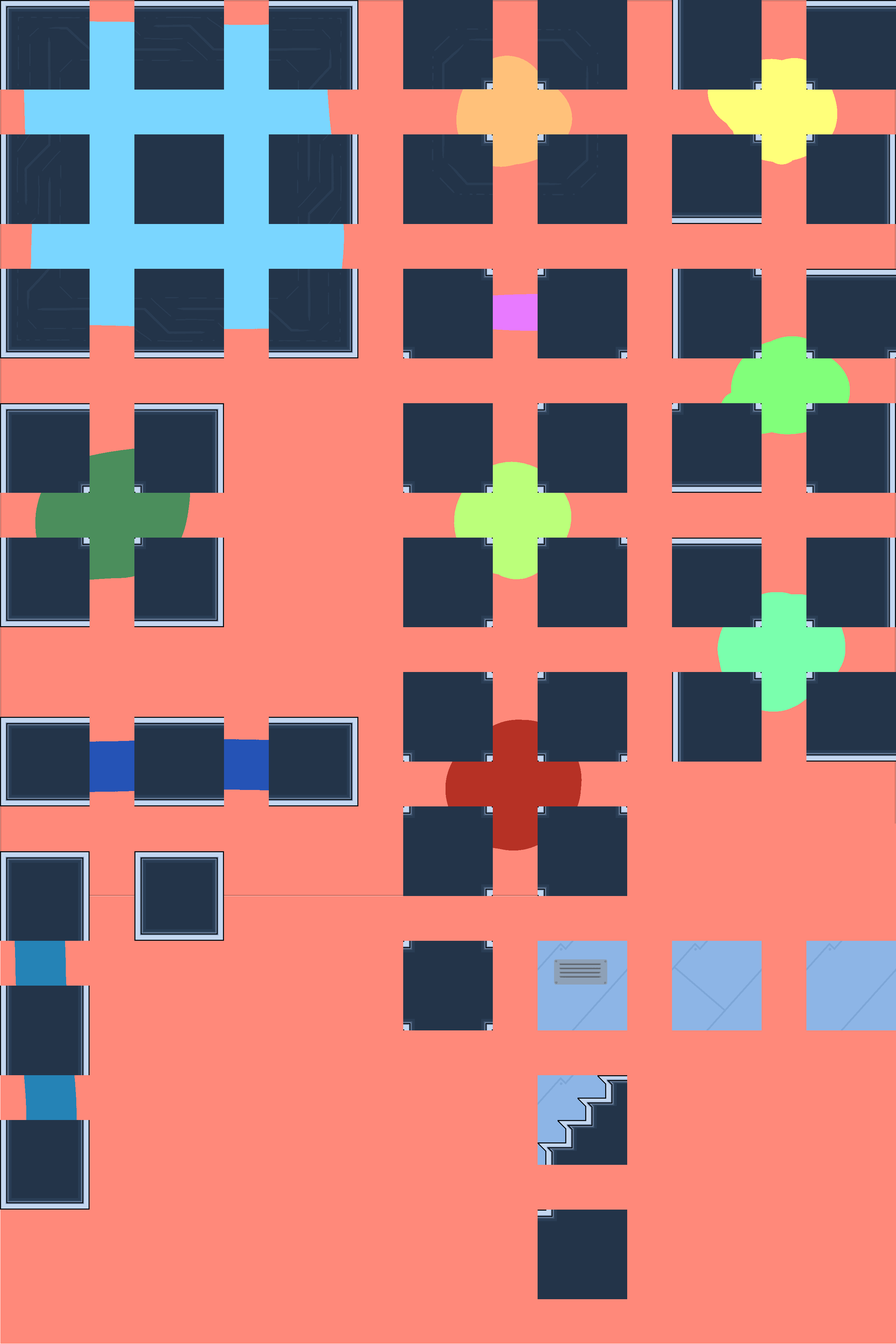
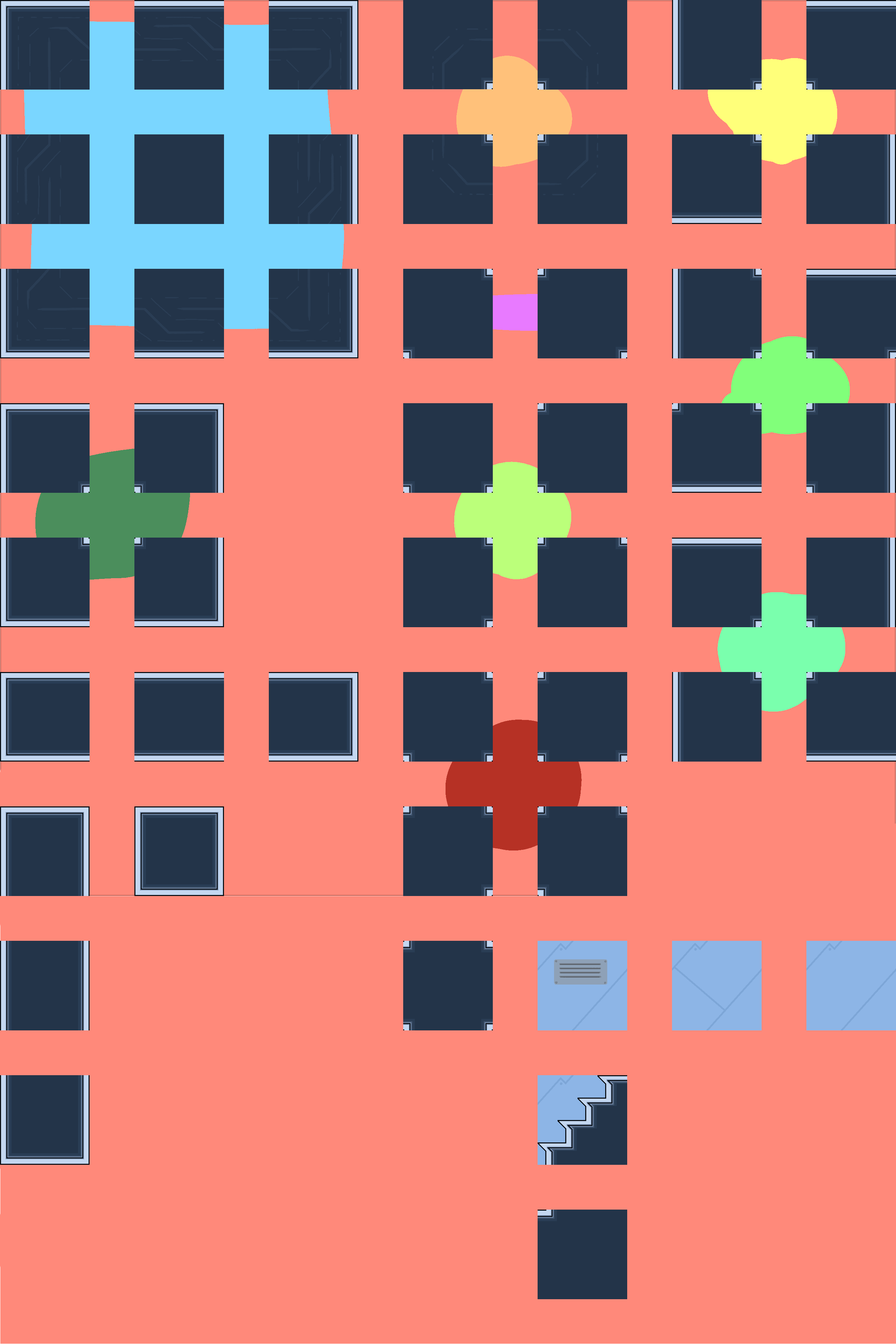
Layers edited between the first and the second 896 x 1344 image:
painted on "Background" over [0, 671, 359, 1267]
